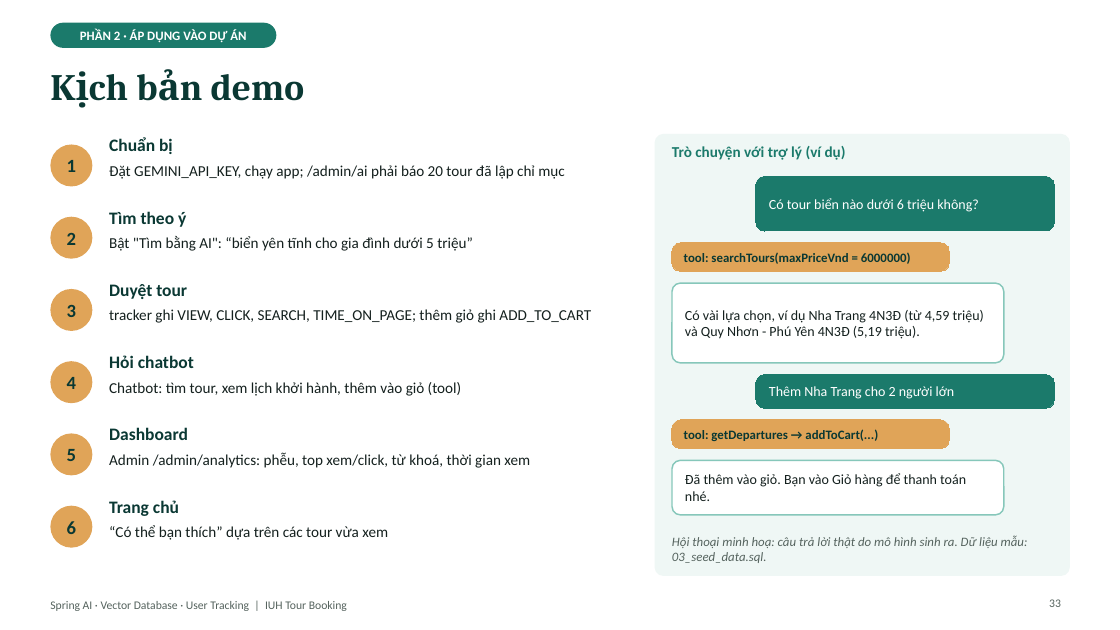
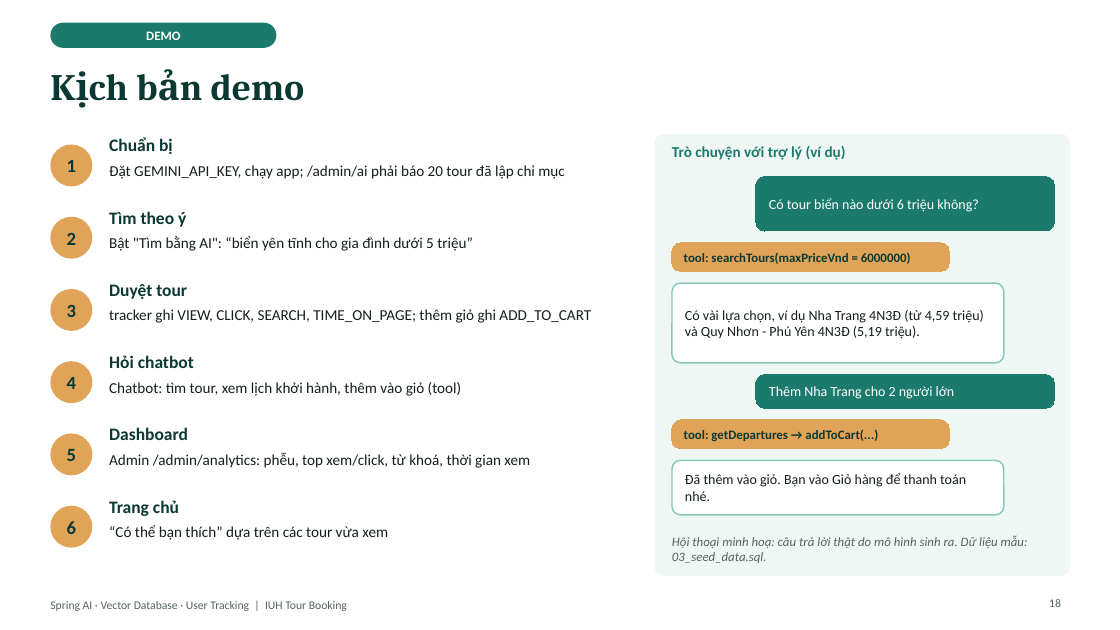
Before and after one commit to kanele05/project_www, a slide deck: slide 18 of docs/presentation/SpringAI_VectorDB_UserTracking.pptx (slide 33 before the commit). Drawn at 1120x630 pixels with LibreOffice and Linux fonts; fonts in the diff are those of the drawing. Boxes give left, top, right and bottom in pixels: in the first picture for what was removed or moved away, otherwise in the second. Text is boxed around its words. In the diff, an @@ line names an element or a change of style, - is before the commit and + after.

```diff
--- a/docs/presentation/SpringAI_VectorDB_UserTracking.pptx
+++ b/docs/presentation/SpringAI_VectorDB_UserTracking.pptx
@@ text in rounded rectangle at (146,31,180,40): text changed @@
-PHẦN 2 · ÁP DỤNG VÀO DỰ ÁN
+DEMO
@@ page number at (1049,599,1061,607): text changed @@
-33
+18
```
Also in this commit, not shown: 17 other slides changed, 15 slides removed.
